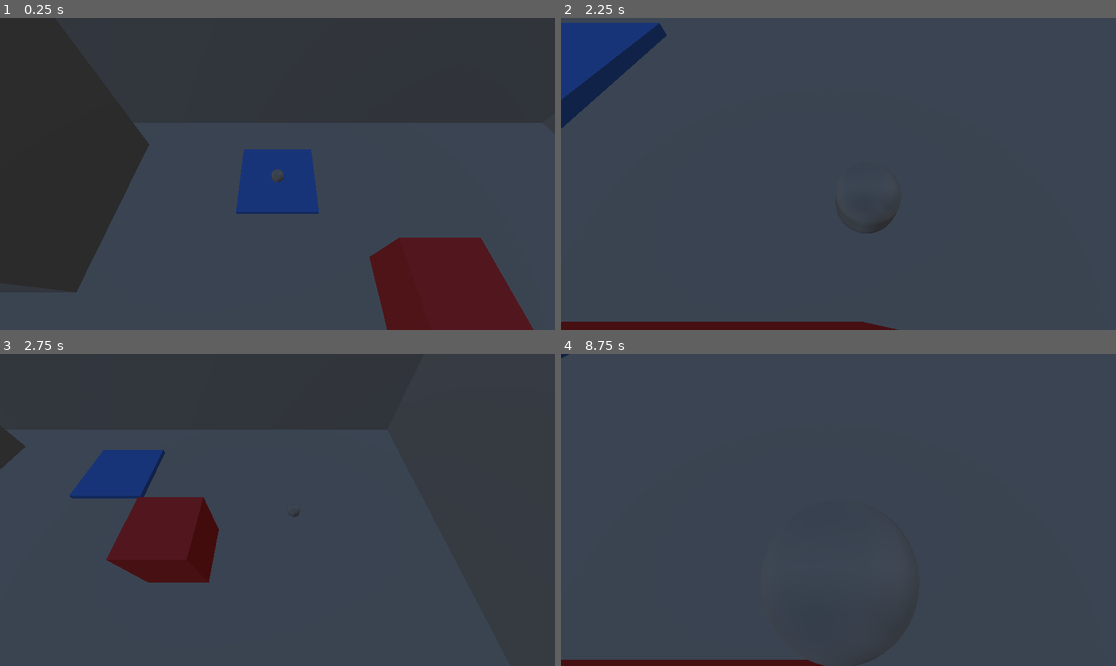
Above: before the commit, frames 1-4 (two rows, left to right).
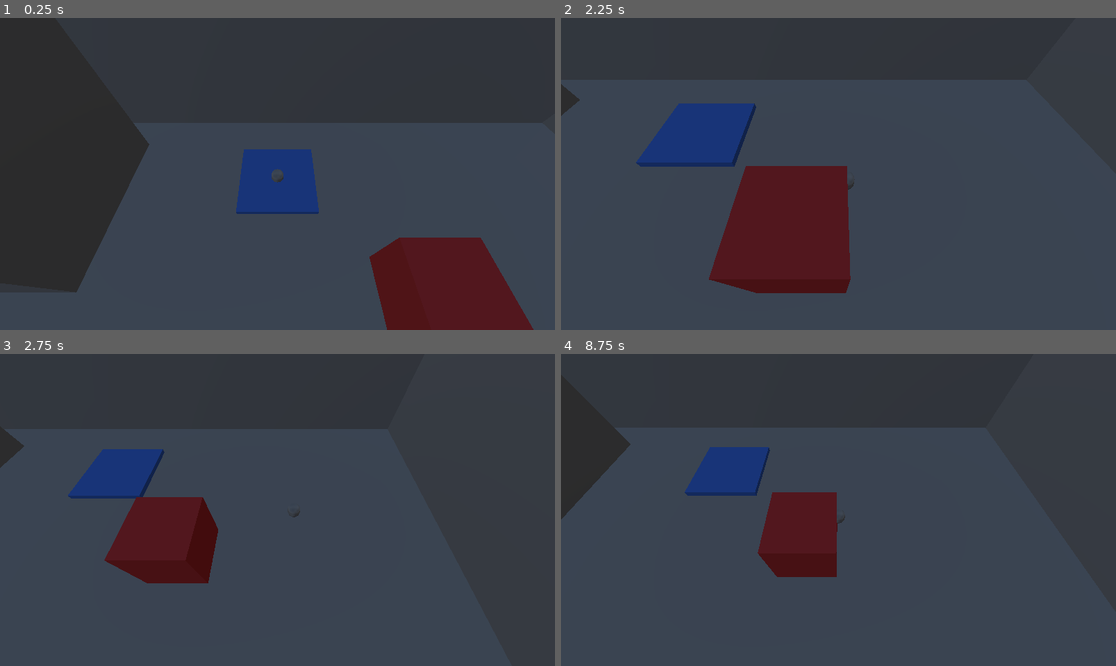
Above: after the commit, the same moments.

Repository: Devansh-Ruia/small-fry
Game: Godot game, scene res://rooms/room_01.tscn
Two runs of this game, one before a commit and one after it. Both use one fixed random seed, a clock stepped at 60 frames per second and the inputs below.
Inputs:
- Up to frame 1 (0.25 s): no input
- Up to frame 2 (2.25 s): hold D (move_right) 0.53-1.28 s; hold Shift (run) 0.53-1.28 s; tap Space (jump) at 0.77, 1.52 s; hold S (move_back) 1.28-2.03 s; tap Shift (run) at 1.35 s; hold D (move_right) from 2.03 s (still down); hold Shift (run) from 2.03 s (still down)
- Up to frame 3 (2.75 s): keep holding D (move_right); keep holding Shift (run)
- Up to frame 4 (8.75 s): release D (move_right) at 2.78 s; release Shift (run) at 2.78 s; hold W (move_forward) 2.78-3.53 s; tap Shift (run) every 1.5 s from 2.85 to 7.35 s; tap Space (jump) at 3.02, 3.77, 4.52, 6.02, 6.77, 7.52 s; hold Shift (run) 3.53-4.28 s; hold A (move_left) 3.53-5.03 s; hold S (move_back) 5.03-5.78 s; hold Shift (run) 5.03-5.78 s; hold D (move_right) 5.78-6.53 s; hold W (move_forward) 6.53-7.28 s; hold Shift (run) 6.53-7.28 s; hold D (move_right) 7.28-8.03 s; hold S (move_back) from 8.03 s (still down); hold Shift (run) from 8.03 s (still down)

Frame 1 is identical in both runs. In frame 2, 17% of the frame differs, in the area x 0-61%, y 1-100%; in frame 3, 0.3%; in frame 4, 9.2%.

Commit message:
Refactor player camera system; update camera distance handling and remove SpringArm node

Diff:
--- a/player/player.gd
+++ b/player/player.gd
@@ -18,38 +18,46 @@
 @export var jump_velocity: float = 2.0
 
 @export_group("Camera")
-## Spring-arm length: how far the camera sits from the player when unobstructed.
+## How far the camera sits from the player when the view is unobstructed.
 @export var camera_distance: float = 4.0
-## Pitch of the arm in degrees. Negative looks down at the player.
+## Floor on the camera distance. It never pulls closer than this even against a
+## wall, so the player can always see enough room ahead to plan a route.
+@export var camera_min_distance: float = 2.0
+## Pitch of the camera in degrees. Negative looks down at the player.
 @export var camera_angle_deg: float = -55.0
-## How quickly the arm eases toward the player. Higher is stiffer.
+## How quickly the camera eases toward the player. Higher is stiffer.
 @export var camera_follow_smoothing: float = 8.0
 
 @export_group("Occluder fade")
 ## Alpha a wall or furniture mesh fades to while it blocks the view.
-@export var occluder_alpha: float = 0.3
+@export var occluder_alpha: float = 0.5
 ## How fast meshes fade in/out. Higher is snappier; keep it smooth, not a pop.
 @export var occluder_fade_speed: float = 6.0
 
 ## Height above the body origin used as the camera anchor and ray target.
 const ANCHOR_HEIGHT: float = 0.15
+## Gap kept between the camera and a wall it collides with.
+const COLLISION_MARGIN: float = 0.1
 ## Safety cap on the occluder ray loop.
 const MAX_OCCLUDER_STEPS: int = 8
 
 @onready var _mesh: Node3D = $Mesh
-@onready var _spring_arm: SpringArm3D = $SpringArm3D
-@onready var _camera: Camera3D = $SpringArm3D/Camera3D
+@onready var _camera: Camera3D = $Camera3D
 
+# Smoothed follow point the camera looks at and orbits.
+var _pivot: Vector3 = Vector3.ZERO
+# Smoothed camera distance, eased between the min and max so it never snaps.
+var _cam_distance: float = 0.0
 # Meshes currently faded, mapped to their fade material and live alpha.
 var _fading: Dictionary = {}
 
 func _ready() -> void:
-	# The arm lives in world space so it trails the player smoothly rather than
-	# being rigidly welded to the body, and ignores the player it is anchored in.
-	_spring_arm.top_level = true
-	_spring_arm.add_excluded_object(get_rid())
-	_spring_arm.global_position = _camera_anchor()
-	_update_spring_arm(1.0)
+	# The camera lives in world space so it trails the player smoothly rather
+	# than being rigidly welded to the body.
+	_camera.top_level = true
+	_pivot = _camera_anchor()
+	_cam_distance = camera_distance
+	_place_camera()
 
 func _physics_process(delta: float) -> void:
 	_apply_gravity(delta)
@@ -57,7 +65,7 @@
 	_handle_move(delta)
 	move_and_slide()
 	_face_move_direction(delta)
-	_update_spring_arm(delta)
+	_update_camera(delta)
 	_update_occluder_fade(delta)
 
 func _apply_gravity(delta: float) -> void:
@@ -97,14 +105,36 @@
 func _camera_anchor() -> Vector3:
 	return global_position + Vector3(0.0, ANCHOR_HEIGHT, 0.0)
 
-func _update_spring_arm(delta: float) -> void:
-	# Ease the arm toward the player; the SpringArm handles collision shortening
-	# so the camera never clips through or leaves the room.
+func _camera_dir() -> Vector3:
+	# Fixed up-and-back offset from the pitch: no yaw, so framing stays constant.
+	var pitch: float = deg_to_rad(camera_angle_deg)
+	return Vector3(0.0, -sin(pitch), cos(pitch)).normalized()
+
+func _place_camera() -> void:
+	_camera.global_position = _pivot + _camera_dir() * _cam_distance
+	_camera.look_at(_pivot, Vector3.UP)
+
+func _update_camera(delta: float) -> void:
 	var weight: float = clamp(camera_follow_smoothing * delta, 0.0, 1.0)
-	_spring_arm.global_position = _spring_arm.global_position.lerp(_camera_anchor(), weight)
-	# Pitch only, no yaw: the framing stays fixed like the old offset camera.
-	_spring_arm.rotation = Vector3(deg_to_rad(camera_angle_deg), 0.0, 0.0)
-	_spring_arm.spring_length = camera_distance
+	_pivot = _pivot.lerp(_camera_anchor(), weight)
+
+	# Manual collision: cast toward the max-distance camera point and shorten to
+	# the hit, but never closer than the min so the room ahead stays visible.
+	var dir: Vector3 = _camera_dir()
+	var desired: float = camera_distance
+	var space := get_world_3d().direct_space_state
+	var query := PhysicsRayQueryParameters3D.create(_pivot, _pivot + dir * camera_distance)
+	query.exclude = [get_rid()]
+	var hit: Dictionary = space.intersect_ray(query)
+	if not hit.is_empty():
+		desired = _pivot.distance_to(hit.get("position")) - COLLISION_MARGIN
+
+	# Guard against a min set larger than the max in the inspector.
+	var effective_min: float = min(camera_min_distance, camera_distance)
+	var target: float = clamp(desired, effective_min, camera_distance)
+	# Ease the distance so it shortens and lengthens smoothly, never snapping.
+	_cam_distance = lerp(_cam_distance, target, weight)
+	_place_camera()
 
 func _update_occluder_fade(delta: float) -> void:
 	# Walk the ray from the camera to the player, collecting every occluder mesh
--- a/player/player.tscn
+++ b/player/player.tscn
@@ -21,7 +21,4 @@
 transform = Transform3D(1, 0, 0, 0, 1, 0, 0, 0, 1, 0, 0.15, 0)
 mesh = SubResource("CapsuleMesh_body")
 
-[node name="SpringArm3D" type="SpringArm3D" parent="."]
-spring_length = 4.0
-
-[node name="Camera3D" type="Camera3D" parent="SpringArm3D"]
+[node name="Camera3D" type="Camera3D" parent="."]
Not shown, changed: build/web/index.html
Not shown, changed: build/web/index.pck
